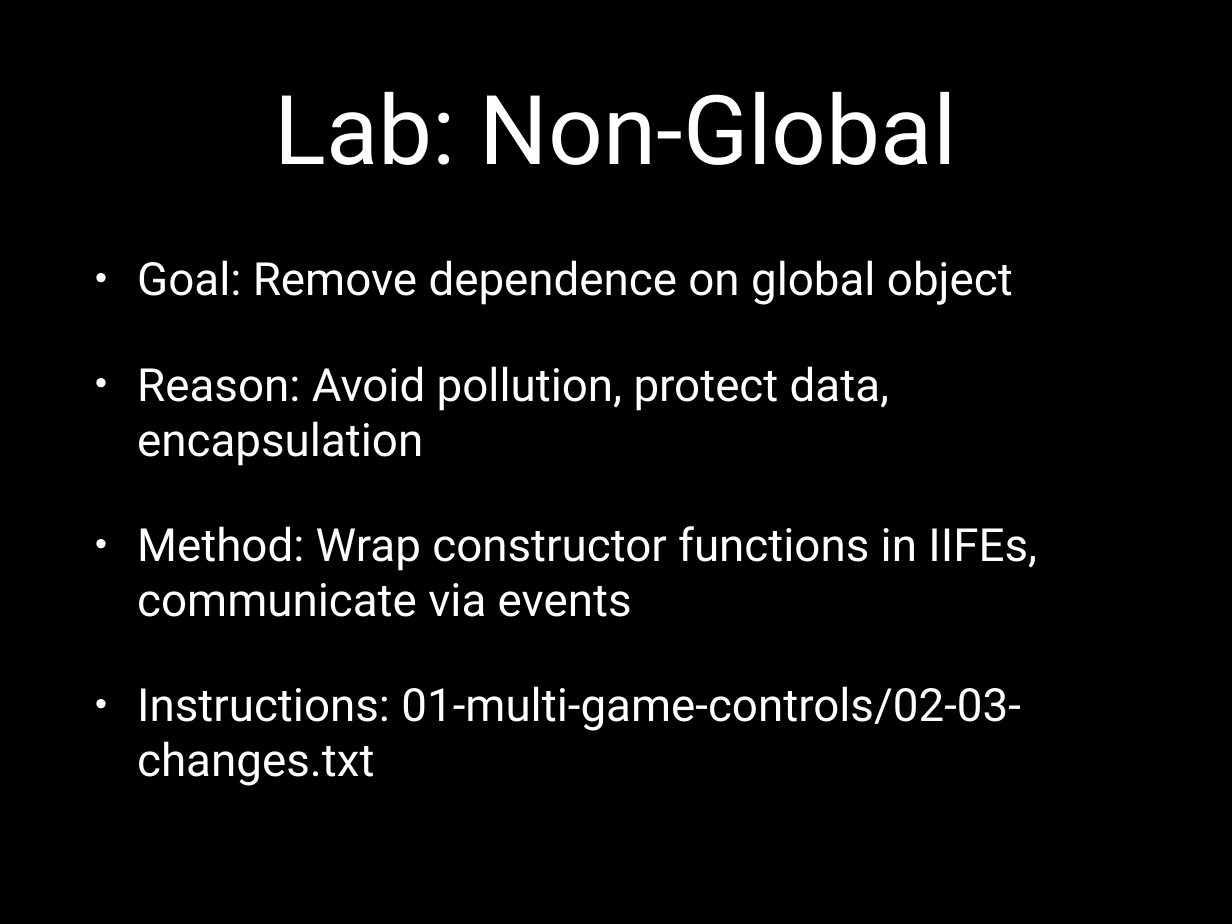
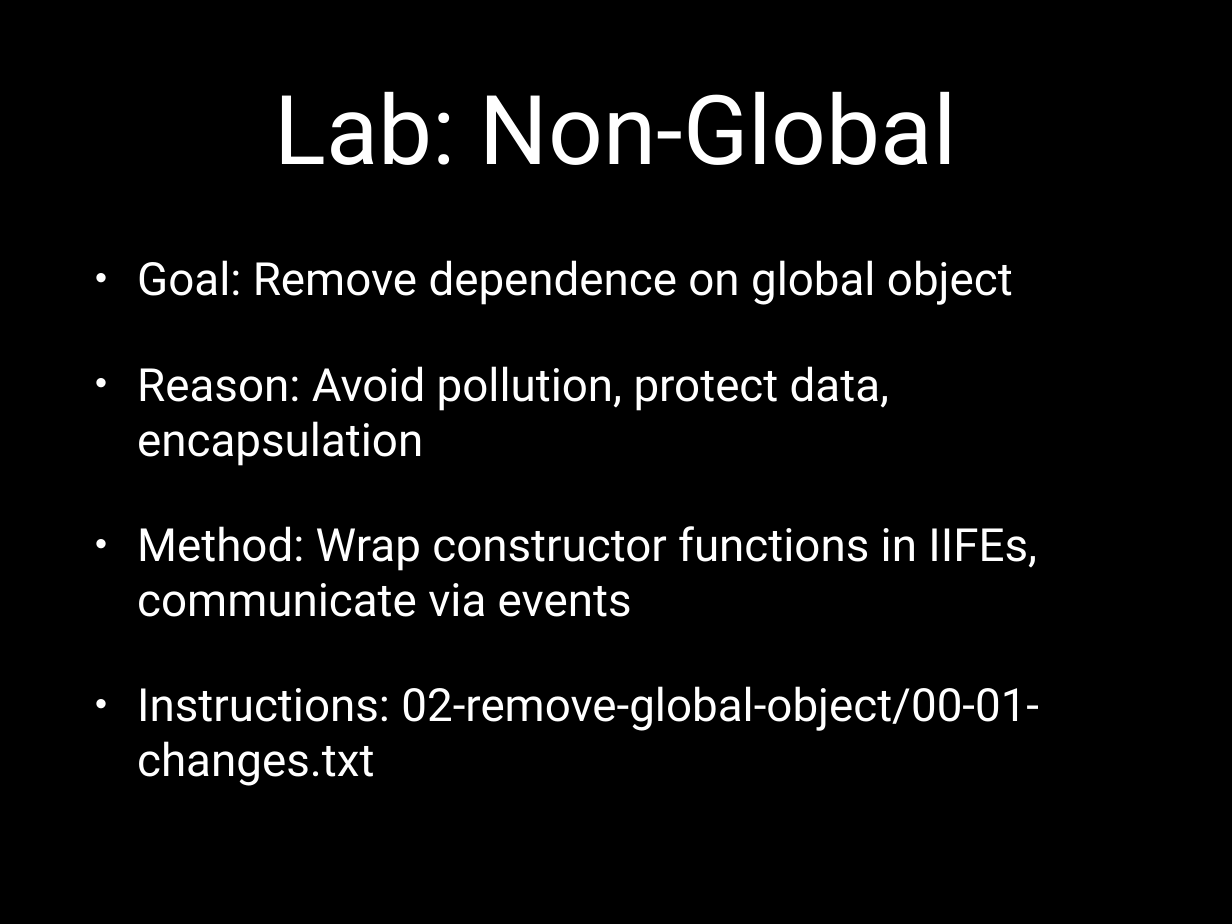
Before and after one commit to eliasjames/training-web-dev, a slide deck: slide 28 of intermediate-front-end/slides/powerpoint/day1.pptx. Drawn at 1232x924 pixels with LibreOffice and Linux fonts; fonts in the diff are those of the drawing. Boxes give left, top, right and bottom in pixels: in the first picture for what was removed or moved away, otherwise in the second. Text is boxed around its words. In the diff, an @@ line names an element or a change of style, - is before the commit and + after.

```diff
--- a/intermediate-front-end/slides/powerpoint/day1.pptx
+++ b/intermediate-front-end/slides/powerpoint/day1.pptx
@@ text at (137,686,1039,786): text changed @@
-• Instructions: 01-multi-game-controls/02-03-changes.txt
+• Instructions: 02-remove-global-object/00-01-changes.txt
```
Also in this commit, not shown: 2 other slides changed, 3 other files.
